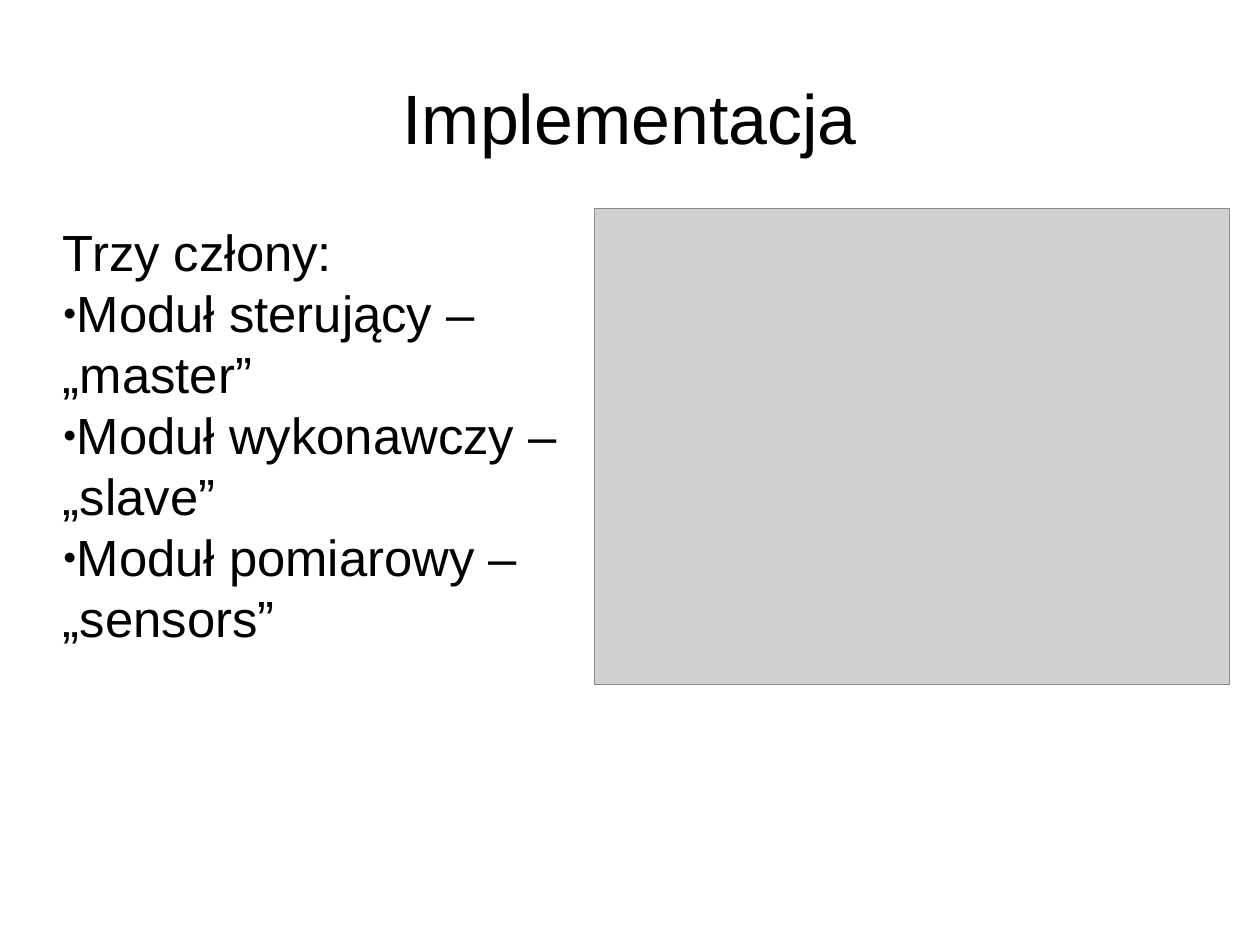
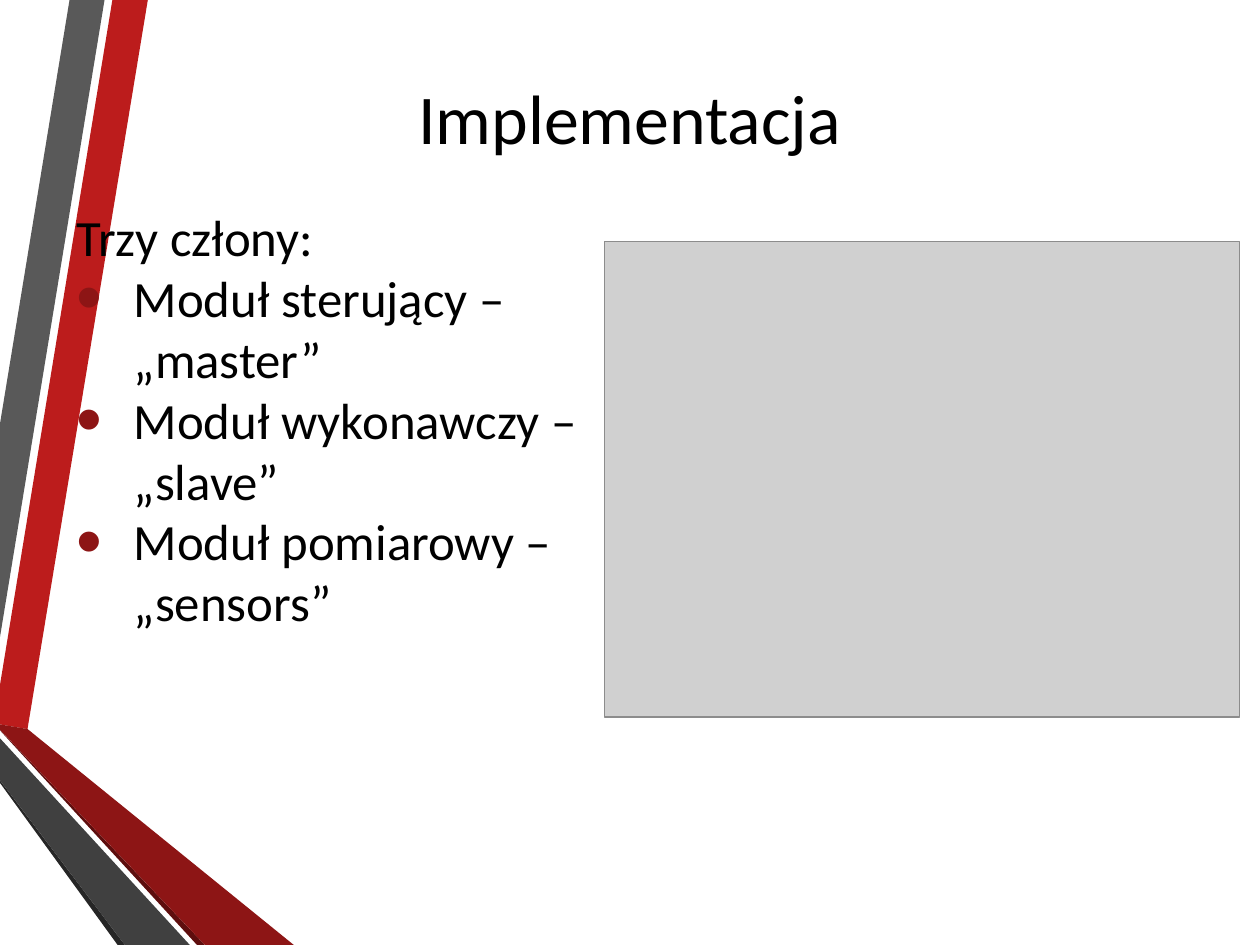
Before and after one commit to AleksanderPasiut/APProject_TrafficLights, a slide deck: slide 6 of prezentacja.pptx. Drawn at 1260x945 pixels with LibreOffice and Linux fonts; fonts in the diff are those of the drawing; grey boxes stand for pictures; background and template pictures are left out. Boxes give left, top, right and bottom in pixels: in the first picture for what was removed or moved away, otherwise in the second. Text is boxed around its words. In the diff, an @@ line names an element or a change of style, - is before the commit and + after.

```diff
--- a/prezentacja.pptx
+++ b/prezentacja.pptx
@@ text "Implementacja" at box(418, 95, 841, 156): font Arial to Calibri, letter outline none to #0D0D0D 0.75 pt @@
@@ text "Trzy człony:": place and size @@
-text "Trzy człony:" at box(63, 234, 514, 644)
+text "Trzy człony:" at box(77, 214, 539, 629)
@@ text "Trzy człony:" at box(77, 214, 539, 629): font Arial to Calibri; bullet ● to • @@
@@ picture: place and size @@
-picture at box(595, 209, 1230, 685)
+picture at box(605, 241, 1241, 717)
@@ group added at box(0, 0, 294, 945): 6 freeform shapes @@
```
Also in this commit, not shown: 11 other slides changed, 1 slide added, 1 other file.
